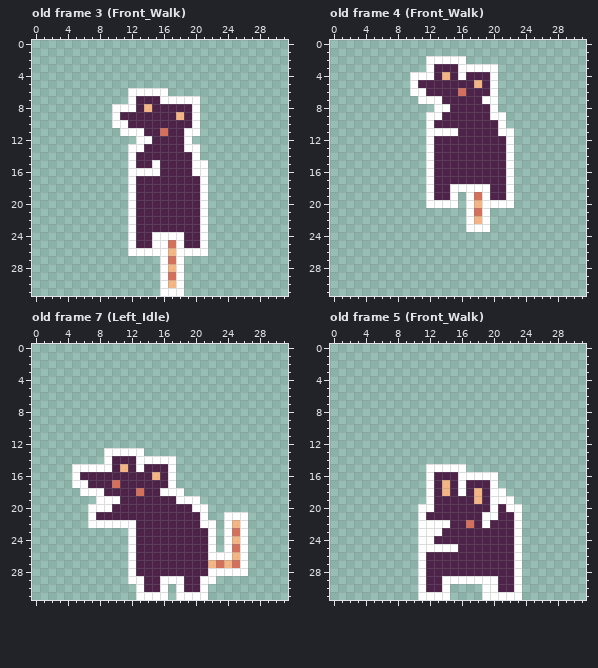
A pixel-art file gets an edit: public/assets/Sprites/Rat/Rat.aseprite. The picture above was drawn from the file before the commit.
32x32 pixels, 9 frames. Shown: old frame 3 (Front_Walk), old frame 4 (Front_Walk), old frame 7 (Left_Idle), old frame 5 (Front_Walk). The commit also changed other frames, which this record leaves out.
The same view after the edit:
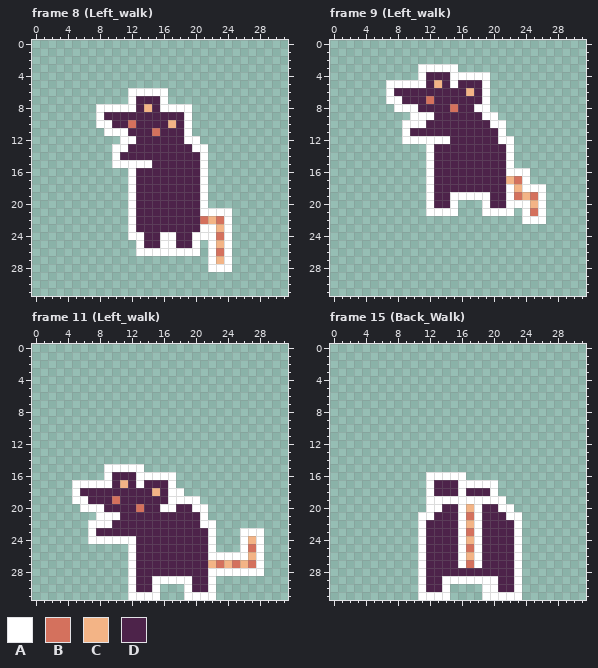
Palette (. is transparent): A #ffffff  B #d4715d  C #f3b486  D #4d234a
A new or re-ordered frame is compared with the old frame closest to it.
Change:
frames 9 -> 21
Changed rows in their new state; - is an unchanged pixel.
Frame 8 (Left_walk) is new; against old frame 3 (Front_Walk):
first column x 8:
 7 ---------....-
 8 AA------AAAA.-
 9 ADD-------DA.-
10 AADDB----C-A.-
11 -AA-DD-BD---.-
12 ---AADD-----A-
13 --AADD-----D-A
14 --ADD-------DA
15 --AA-AAD----D-
16 -----DDD----D-
first column x 12:
21 ----------AAA
22 ---------BCBA
23 ----------ACA
24 -A-D--D-A-ABA
25 .A-D-AD-A.ACA
26 .----A---.ABA
27 ----...---ACA
28 ----...---AAA
29 ----...------
30 ----...------
31 ----...------
Frame 9 (Left_walk) is new; against old frame 4 (Front_Walk):
first column x 7:
 2 -----.....------
 3 ----A-AAA.....--
 4 ---.-D-DA-AAA.--
 5 AAA-A-C-A--DA.--
 6 ADDDD----DC-A.--
 7 AADDDBD------.--
 8 -AAADDDDB--AA.--
 9 ---AA-D-----A-.-
10 --AAAD-------A--
11 --ADDDDDD------.
12 --AAA-AA------A-
first column x 12:
16 -----------AA--
17 ----------CBA--
18 ---DDDDD---CAAA
19 ----A-A----BCBA
20 -DD--..-DD-AACA
21 AAAA-..-AAA-ABA
22 -----...----AAA
23 -----...-------
Frame 11 (Left_walk) is new; against old frame 7 (Left_Idle):
first column x 5:
13 ----.....---------------
14 ----.........-----------
15 ....-AAA-....-----------
16 ....A---AAAA------------
17 --AAADC-A---------------
18 ADDD----D-CD------------
19 AADDDB------A-----------
20 -A--D---B--AA-----------
21 --.AAA-------------...--
22 -----DDD-----------...--
23 --ADDDDD-----------..-AA
24 --AAAAA------------..-CA
25 -------------------..-BA
26 --------------------A-CA
27 ---------------------CBA
28 ----------------------AA
29 --------D-A---A-D-------
30 -------AD-A.-.A-DA------
31 -------A---.-.---A------
Frame 15 (Back_Walk) is new; against old frame 5 (Front_Walk):
first column x 11:
15 -.....-------
16 --AAA-....---
17 ---D--AAA----
18 ---D---D--.--
19 --AAAAAAA--.-
20 .-A--ACA-DA-.
21 -A---ABADD-A-
22 -DDD-ACAD----
23 -DD--ABA-----
24 -D---ACA-----
25 -DDDDABA-----
26 -----ACA-----
27 -----ABA-----
Pixel boxes of the changes (left, top, right, bottom) in both pictures:
changed: (96, 96, 208, 176)
changed: (128, 208, 232, 296)
changed: (386, 56, 546, 232)
changed: (72, 448, 264, 600)
changed: (418, 464, 522, 568)
